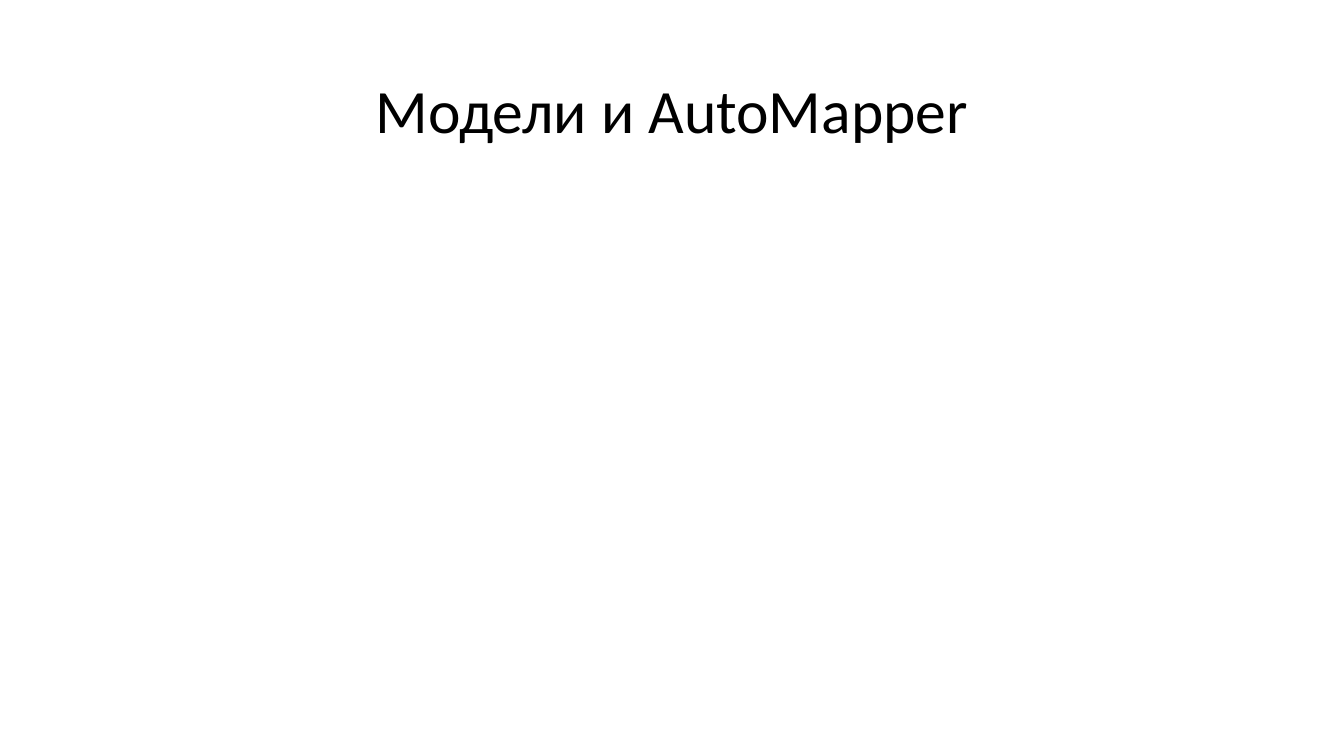
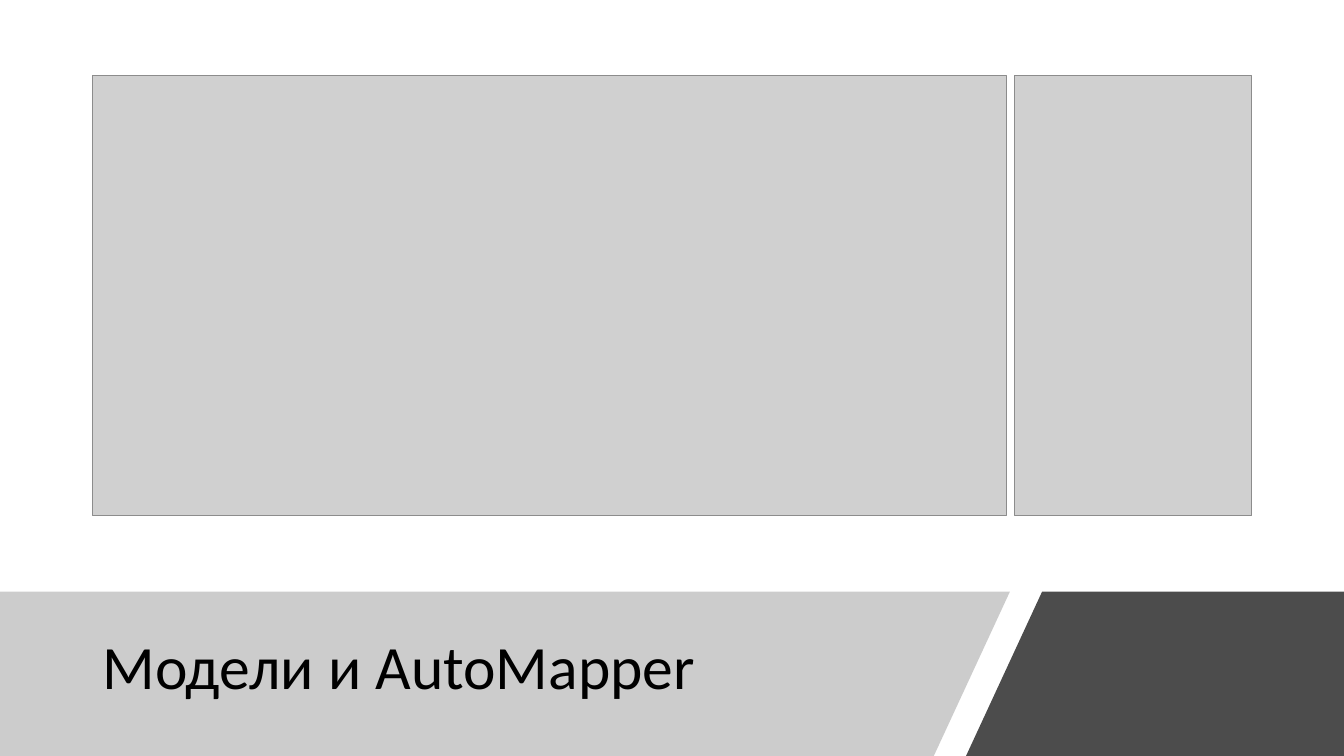
Before and after one commit to deserof/PSP, a slide deck: slide 9 of Course work/defense.pptx. Drawn at 1344x756 pixels with LibreOffice and Linux fonts; fonts in the diff are those of the drawing; grey boxes stand for pictures. Boxes give left, top, right and bottom in pixels: in the first picture for what was removed or moved away, otherwise in the second. Text is boxed around its words. In the diff, an @@ line names an element or a change of style, - is before the commit and + after.

```diff
--- a/Course work/defense.pptx
+++ b/Course work/defense.pptx
@@ picture added at box(93, 76, 1007, 516) @@
@@ picture added at box(1014, 76, 1251, 516) @@
@@ freeform shape added at box(0, 592, 1010, 756), fill #808080 at 40% opacity @@
@@ freeform shape added at box(966, 592, 1344, 756), fill #000000 at 70% opacity @@
@@ title "Модели и AutoMapper": place and size @@
-title "Модели и AutoMapper" at box(376, 93, 968, 143)
+title "Модели и AutoMapper" at box(102, 649, 694, 699)
@@ title "Модели и AutoMapper" at box(102, 649, 694, 699): alignment centre to left @@
```
Also in this commit, not shown: 11 other slides changed, 2 slides added, 2 slides removed.
